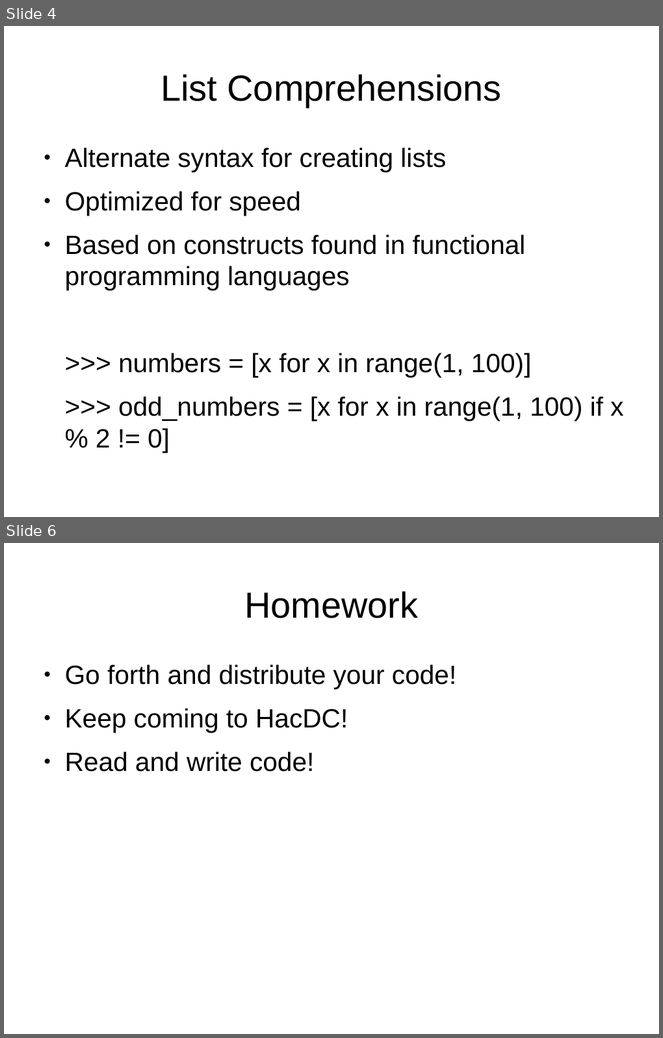
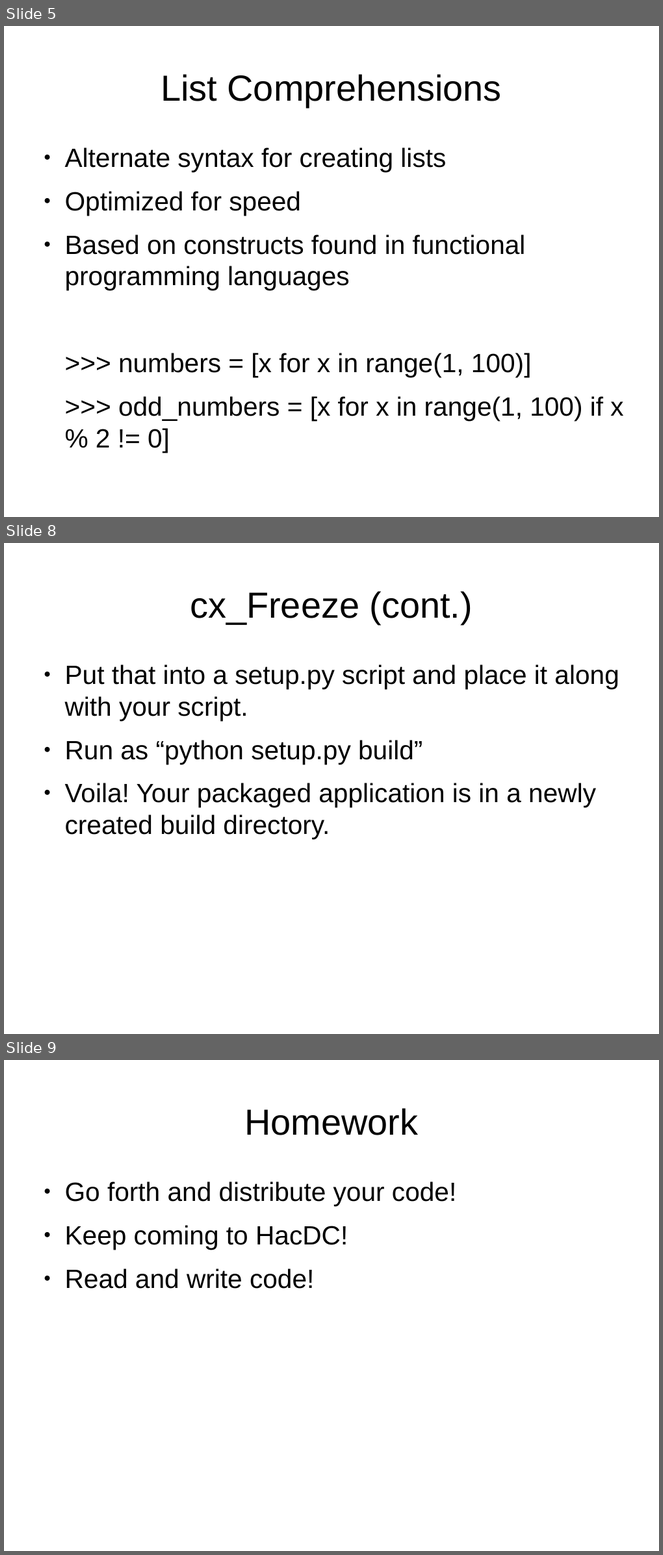
Before and after one commit to bradfordbarr/HacDC-Intro-to-Programming, a slide deck: class_5/class_5.odp. Shown one above the other, each under a label of ours: slides 4 and 6 before the commit, slides 5, 8 and 9 after it; the slides between them are not shown. The pictures are 663x1038 and 663x1555 pixels, drawn with LibreOffice and Linux fonts; fonts in the diff are those of the drawing. Boxes give left, top, right and bottom in pixels: in the first picture for what was removed or moved away, otherwise in the second. Text is boxed around its words. In the diff, an @@ line names an element or a change of style, - is before the commit and + after.

```diff
--- a/class_5/class_5.odp
+++ b/class_5/class_5.odp
@@ slide 8 added at (4,543,659,1034), background #FFFFFF @@
@@ title added at (190,591,473,624), 44 pt, text #000000 @@
+cx_Freeze (cont.)
@@ text added at (65,665,619,839), 32 pt, text #000000 @@
+● Put that into a setup.py script and place it along with your script.
+● Run as “python setup.py build”
+● Voila! Your packaged application is in a newly created build directory.
@@ what was slide 4 is now slide 5 @@
@@ what was slide 6 is now slide 9 @@
```
Also in this commit, not shown: 1 slide changed, 3 other slides added, 1 slide removed.
